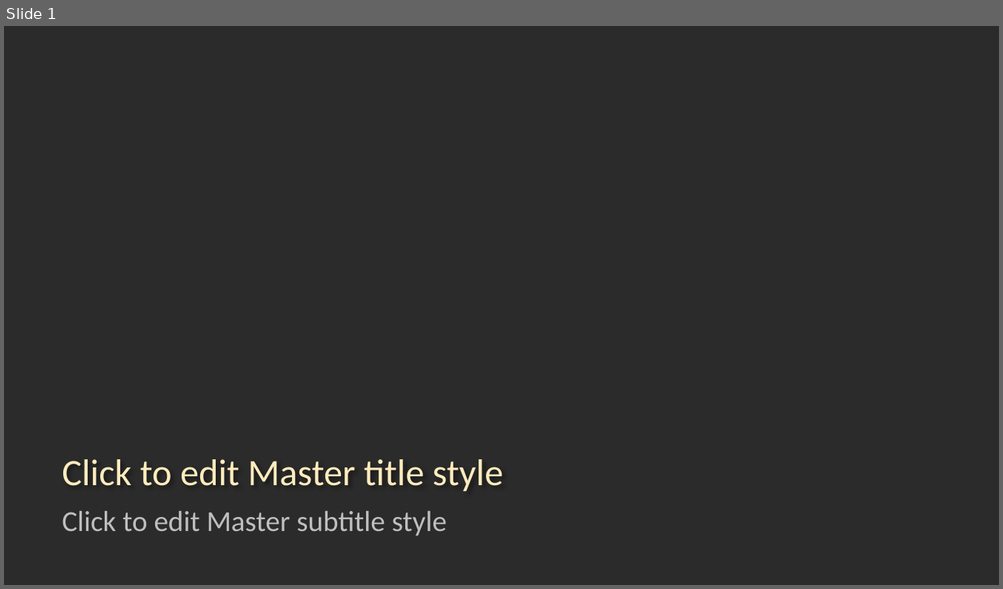
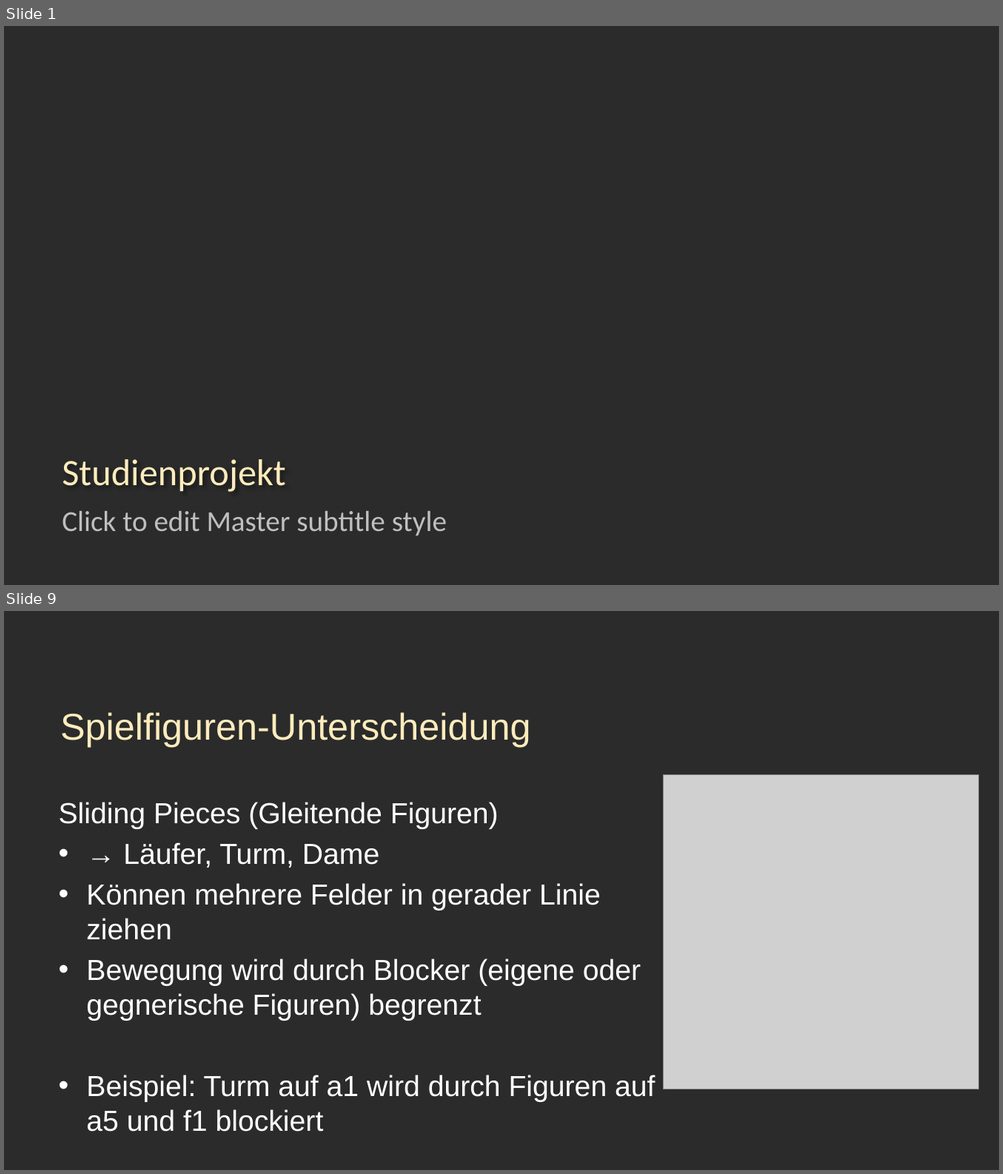
Before and after one commit to mfnomad/chess-cnn, a slide deck: präsentation.pptx. Shown one above the other, each under a label of ours: slide 1 before the commit, slides 1 and 9 after it; the slides between them are not shown. The pictures are 1003x589 and 1003x1174 pixels, drawn with LibreOffice and Linux fonts; fonts in the diff are those of the drawing; grey boxes stand for pictures; background and template pictures are left out; a plain dark background stands for a picture behind light text. Boxes give left, top, right and bottom in pixels: in the first picture for what was removed or moved away, otherwise in the second. Text is boxed around its words. In the diff, an @@ line names an element or a change of style, - is before the commit and + after.

```diff
--- a/präsentation.pptx
+++ b/präsentation.pptx
@@ slide 9 added at (4, 611, 999, 1170), background picture (left out) @@
@@ title added at (60, 712, 531, 747), 36 pt, text #FFECBD @@
+Spielfiguren-Unterscheidung
@@ picture added at (663, 775, 979, 1089) @@
@@ text added at (59, 802, 654, 1132), 28 pt, text #FFFFFF @@
+Sliding Pieces (Gleitende Figuren)
+• → Läufer, Turm, Dame
+• Können mehrere Felder in gerader Linie ziehen
+• Bewegung wird durch Blocker (eigene oder gegnerische Figuren) begrenzt
+• Beispiel: Turm auf a1 wird durch Figuren auf a5 und f1 blockiert
@@ slide 1 changed as well @@
@@ title at (62, 460, 285, 492): text changed @@
-Click to edit Master title style
+Studienprojekt
```
Also in this commit, not shown: 34 other slides added, 4 slides removed.
